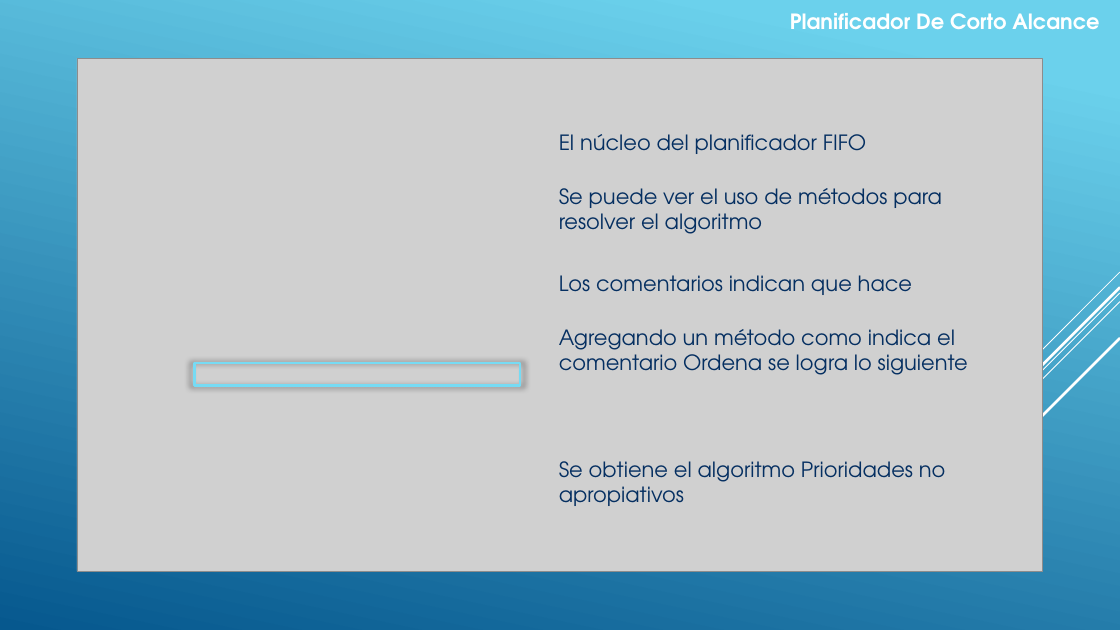
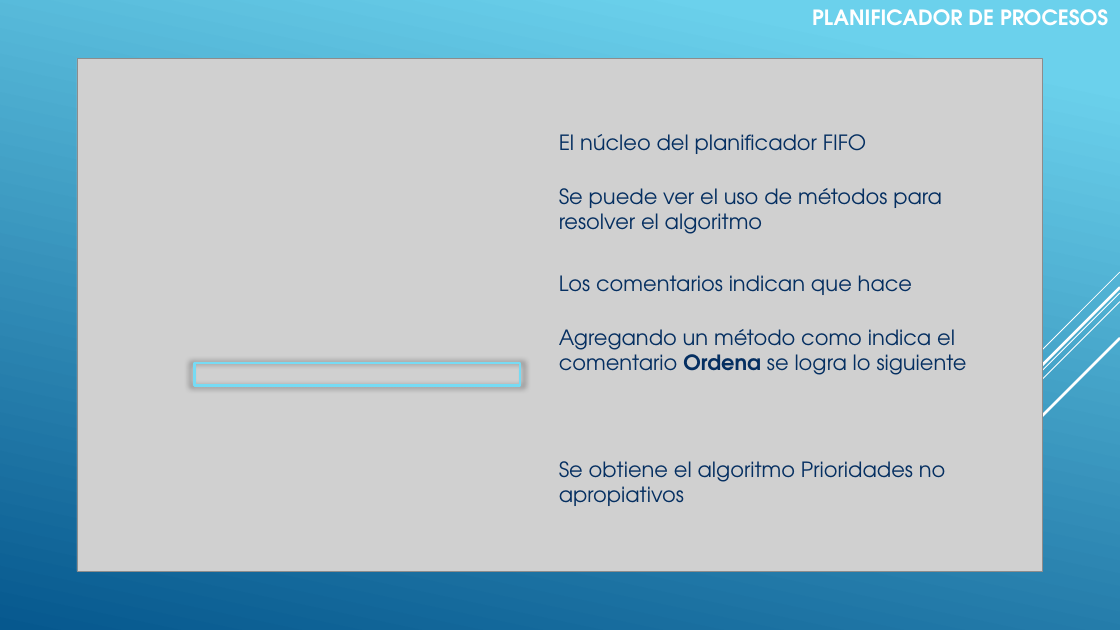
Before and after one commit to Victor-UNLa/SO.01.PlanificadorCortoAlcance, a slide deck: slide 11 of Documento/SO.01.PlanificadorCortoAlcance.pptx. Drawn at 1120x630 pixels with LibreOffice and Linux fonts; fonts in the diff are those of the drawing; grey boxes stand for pictures. Boxes give left, top, right and bottom in pixels: in the first picture for what was removed or moved away, otherwise in the second. Text is boxed around its words. In the diff, an @@ line names an element or a change of style, - is before the commit and + after.

Commit message:
Se Agrega admTablaProcesos y se Mejora Test
Nueva Clase admTablaProcesos
los test mostrar planificadores mejorados y mostrar Resultados Nuevo¡¡¡

```diff
--- a/Documento/SO.01.PlanificadorCortoAlcance.pptx
+++ b/Documento/SO.01.PlanificadorCortoAlcance.pptx
@@ text at [812, 9, 1108, 25]: text changed @@
-Planificador De Corto Alcance
+PLANIFICADOR DE PROCESOS
@@ text "Agregando un método como indica ..." at [559, 329, 967, 375]: bold on in "Ordena" @@
```
Also in this commit, not shown: 17 other slides changed, 2 slides added, 11 other files.
